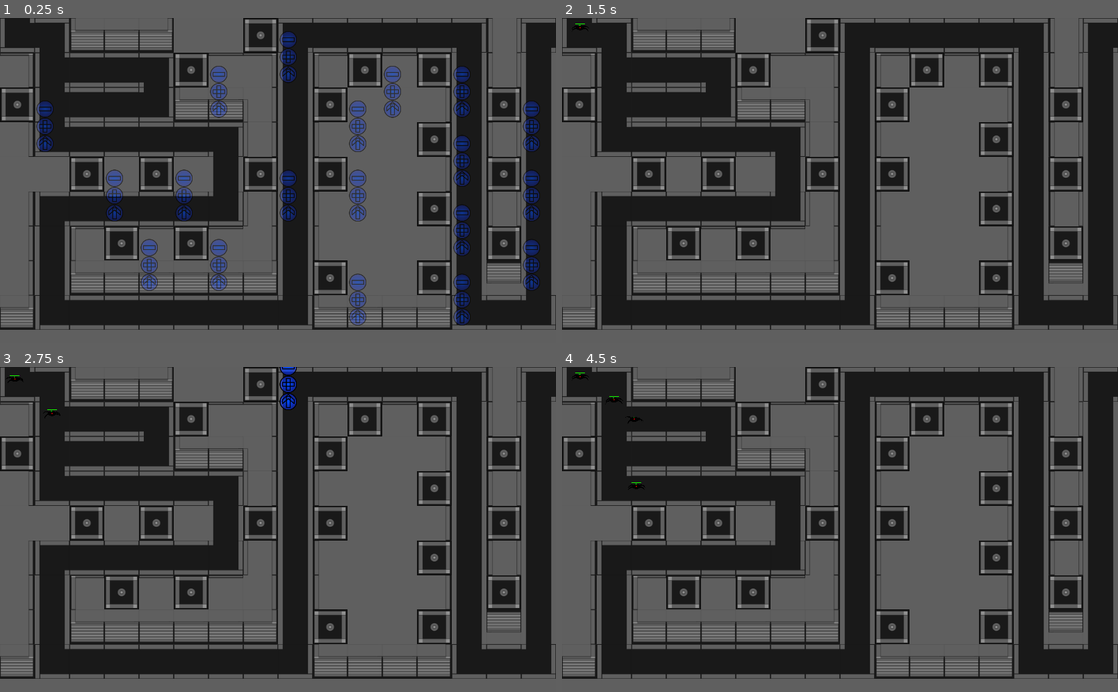
Above: before the commit, frames 1-4 (two rows, left to right).
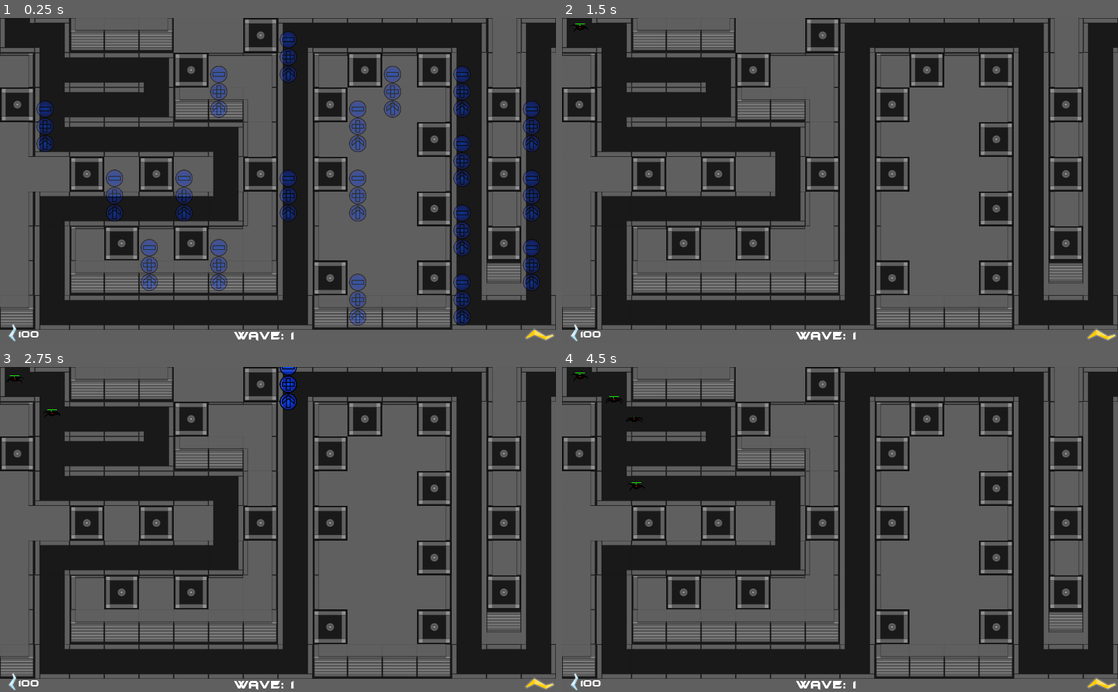
Above: after the commit, the same moments.

Repository: UnboxedSoul/Containment
Game: Godot game, scene res://Levels/PrototypeLevel/PrototypeLevel.tscn
Two runs of this game, one before a commit and one after it. Both use one fixed random seed, a clock stepped at 60 frames per second and the inputs below.
Inputs (mouse positions are in pixels of both pictures, inside the frame that each line leads up to):
- Up to frame 1 (0.25 s): no input
- Up to frame 2 (1.5 s): tap Enter at 1.25 s
- Up to frame 3 (2.75 s): click (261, 383) at 2.02 s
- Up to frame 4 (4.5 s): click (851, 383) at 2.75 s; click (851, 402) at 3.5 s

The runs differ from the first frame. In frame 1, 0.3% of the frame differs, in the area x 1-100%, y 94-100%; in frame 2, 0.3%; in frame 3, 0.3%; in frame 4, 0.4%, in the area x 1-100%, y 2-100%.

Commit message:
Added energy counters and a few other things

Diff:
--- a/Enemies/Arachne/Arachne.gd
+++ b/Enemies/Arachne/Arachne.gd
@@ -20,6 +20,8 @@
 		dead=true
 		$Area2D.queue_free()
 		$DecayTimer.start()
+		return true
+	return false
 
 func _process(delta):
 	if(!dead):
--- a/Enemies/Arachne/Arachne.tscn
+++ b/Enemies/Arachne/Arachne.tscn
@@ -45,7 +45,7 @@
 scale = Vector2( 0.1, 0.1 )
 frames = SubResource( 1 )
 animation = "walk"
-frame = 3
+frame = 5
 playing = true
 _sections_unfolded = [ "Transform" ]
 
--- a/Levels/PrototypeLevel/PrototypeLevel.gd
+++ b/Levels/PrototypeLevel/PrototypeLevel.gd
@@ -4,10 +4,16 @@
 export (PackedScene) var tower_menu
 
 var paths = []
+var MAX_HEALTH=20.0
+var health=MAX_HEALTH
+export var power=50
+var cur_wave=1
+var waves = []
 
 func _ready():
 	paths.append($Path/PathFollow2D)
 	paths.append($Path2/PathFollow2D)
+	update_hud()
 	add_tower_points()
 
 func add_tower_points():
@@ -19,10 +25,20 @@
 				add_child(new_tower_spawn)
 				print("Found tower spawn point")
 
+func update_hud():
+	$HUD.update_display(cur_wave, power, health/MAX_HEALTH)
+
+func add_power(amt):
+	power+=amt
+	update_hud()
+
 func _on_SpawnTimer_timeout():
 	var new_spider = spider_bot.instance()
-
 	$Path/PathFollow2D.set_offset(0)
 	new_spider.set_position($Path/PathFollow2D.position)
 	new_spider.path=paths[randi()%2]
 	add_child(new_spider)
+
+func _on_ExitZone_area_entered( area ):
+	health-=1
+	update_hud()
--- a/Levels/PrototypeLevel/PrototypeLevel.tscn
+++ b/Levels/PrototypeLevel/PrototypeLevel.tscn
@@ -1,9 +1,10 @@
-[gd_scene load_steps=7 format=2]
+[gd_scene load_steps=9 format=2]
 
 [ext_resource path="res://Levels/PrototypeLevel/PrototypeLevel.gd" type="Script" id=1]
 [ext_resource path="res://Enemies/Arachne/Arachne.tscn" type="PackedScene" id=2]
 [ext_resource path="res://UI/TowerPoint.tscn" type="PackedScene" id=3]
 [ext_resource path="res://Tiles/tileset1.tres" type="TileSet" id=4]
+[ext_resource path="res://UI/HUD.tscn" type="PackedScene" id=5]
 
 [sub_resource type="Curve2D" id=1]
 
@@ -19,11 +20,17 @@
 "points": PoolVector2Array( 0, 0, 0, 0, 0.00376892, -32.573, 0, 0, 0, 0, 1.79997, 29.6956, 0, 0, 0, 0, 63.8373, 31.2789 …(358 unchanged characters)…
 }
 
-[node name="PrototypeLevel" type="Node2D"]
+[sub_resource type="RectangleShape2D" id=3]
+
+custom_solver_bias = 0.0
+extents = Vector2( 29.3909, 26.7036 )
+
+[node name="PrototypeLevel" type="Node2D" index="0"]
 
 script = ExtResource( 1 )
 spider_bot = ExtResource( 2 )
 tower_menu = ExtResource( 3 )
+power = 100
 
 [node name="TileMap" type="TileMap" parent="." index="0"]
 
@@ -96,4 +103,23 @@
 one_shot = false
 autostart = true
 
+[node name="HUD" parent="." index="4" instance=ExtResource( 5 )]
+
+[node name="ExitZone" type="Area2D" parent="." index="5"]
+
+position = Vector2( 1055.96, 28.8089 )
+input_pickable = true
+gravity_vec = Vector2( 0, 1 )
+gravity = 98.0
+linear_damp = 0.1
+angular_damp = 1.0
+audio_bus_override = false
+audio_bus_name = "Master"
+
+[node name="CollisionShape2D" type="CollisionShape2D" parent="ExitZone" index="0"]
+
+shape = SubResource( 3 )
+
 [connection signal="timeout" from="SpawnTimer" to="." method="_on_SpawnTimer_timeout"]
+
+[connection signal="area_entered" from="ExitZone" to="." method="_on_ExitZone_area_entered"]
--- a/Towers/LaserTower.gd
+++ b/Towers/LaserTower.gd
@@ -1,10 +1,9 @@
 extends "res://Towers/Tower.gd"
 
-var AvailableTargets = []
-export var DAMAGE=10
-export (Color) var LASER_COLOR=Color(1.0,0,0,1.0)
+
 var laser_shot=-1
 var cur_target
+
 
 func _ready():
 	set_process(true)
@@ -38,7 +37,8 @@
 func fire_at(target):
 	if(target.get_ref()):
 		cur_target=target
-		target.get_ref().get_parent().damage(DAMAGE)
+		if(target.get_ref().get_parent().damage(DAMAGE)):
+			get_parent().get_parent().add_power(20)
 
 func _on_FireTimer_timeout():
 	if(AvailableTargets.size()>0):
--- a/Towers/LaserTower.tscn
+++ b/Towers/LaserTower.tscn
@@ -14,6 +14,7 @@
 sight_range = 200
 rot_speed = 0.1
 DAMAGE = 10
+COST = 25
 LASER_COLOR = Color( 1, 0, 0, 1 )
 
 [node name="tower" type="Sprite" parent="." index="0"]
--- a/Towers/MagneTower.gd
+++ b/Towers/MagneTower.gd
@@ -1,8 +1,5 @@
 extends "res://Towers/Tower.gd"
 
-var AvailableTargets = []
-export var DAMAGE=5
-export (Color) var LASER_COLOR=Color(1.0,0,0,1.0)
 export var EFFECT_INTENSITY=0.5
 export var EFFECT_DURATION=1.5
 var laser_shot=-1
@@ -48,7 +45,8 @@
 	if(target.get_ref()):
 		var target_obj = target.get_ref().get_parent()
 		cur_target=target
-		target_obj.damage(DAMAGE)
+		if(target_obj.damage(DAMAGE)):
+			get_parent().get_parent().add_power(20)
 		target_obj.cur_speed=target_obj.SPEED*EFFECT_INTENSITY
 		target_obj.get_node("EffectTimer").wait_time=EFFECT_DURATION
 		target_obj.get_node("EffectTimer").start()
--- a/Towers/MagneTower.tscn
+++ b/Towers/MagneTower.tscn
@@ -13,7 +13,8 @@
 script = ExtResource( 1 )
 sight_range = 200
 rot_speed = 0.1
-DAMAGE = 5
+DAMAGE = 10
+COST = 50
 LASER_COLOR = Color( 0.277283, 0.347785, 0.921875, 1 )
 EFFECT_INTENSITY = 0.5
 EFFECT_DURATION = 1.5
--- a/Towers/Tower.gd
+++ b/Towers/Tower.gd
@@ -2,6 +2,10 @@
 
 export var sight_range = 200
 export var rot_speed = .1
+var AvailableTargets = []
+export var DAMAGE=10
+export var COST=20
+export (Color) var LASER_COLOR=Color(1.0,0,0,1.0)
 
 func _ready():
 	$tower/targetting_laser.cast_to =Vector2(0,-sight_range)
--- /dev/null
+++ b/UI/HUD.gd
@@ -0,0 +1,13 @@
+extends CanvasLayer
+
+# class member variables go here, for example:
+# var a = 2
+# var b = "textvar"
+
+func _ready():
+	pass
+
+func update_display(wave, currency, healthPct=1):
+	$lblWave.text="Wave: %s" % wave
+	$lblPower.text=str(currency)
+	$Health.modulate.a=healthPct
--- /dev/null
+++ b/UI/HUD.tscn
@@ -0,0 +1,89 @@
+[gd_scene load_steps=7 format=2]
+
+[ext_resource path="res://UI/HUD.gd" type="Script" id=1]
+[ext_resource path="res://UI/batmfa__.ttf" type="DynamicFontData" id=2]
+[ext_resource path="res://UI/lighting_blue.png" type="Texture" id=3]
+[ext_resource path="res://UI/lighting_yellow.png" type="Texture" id=4]
+
+[sub_resource type="DynamicFont" id=1]
+
+size = 25
+use_mipmaps = false
+use_filter = false
+font_data = ExtResource( 2 )
+_sections_unfolded = [ "Font", "Settings" ]
+
+[sub_resource type="DynamicFont" id=2]
+
+size = 20
+use_mipmaps = false
+use_filter = false
+font_data = ExtResource( 2 )
+_sections_unfolded = [ "Font", "Settings" ]
+
+[node name="HUD" type="CanvasLayer"]
+
+layer = 1
+offset = Vector2( 0, 0 )
+rotation = 0.0
+scale = Vector2( 1, 1 )
+transform = Transform2D( 1, 0, 0, 1, 0, 0 )
+script = ExtResource( 1 )
+
+[node name="lblWave" type="Label" parent="." index="0"]
+
+anchor_left = 0.0
+anchor_top = 0.0
+anchor_right = 0.0
+anchor_bottom = 0.0
+margin_left = 431.0
+margin_top = 573.0
+margin_right = 663.0
+margin_bottom = 623.0
+rect_pivot_offset = Vector2( 0, 0 )
+mouse_filter = 2
+mouse_default_cursor_shape = 0
+size_flags_horizontal = 1
+size_flags_vertical = 4
+custom_fonts/font = SubResource( 1 )
+text = "Wave: 1"
+percent_visible = 1.0
+lines_skipped = 0
+max_lines_visible = -1
+_sections_unfolded = [ "Rect", "custom_fonts" ]
+
+[node name="Power" type="Sprite" parent="." index="1"]
+
+position = Vector2( 23.0128, 581.063 )
+scale = Vector2( 0.292787, 0.292787 )
+texture = ExtResource( 3 )
+
+[node name="lblPower" type="Label" parent="." index="2"]
+
+anchor_left = 0.0
+anchor_top = 0.0
+anchor_right = 0.0
+anchor_bottom = 0.0
+margin_left = 34.0
+margin_top = 574.0
+margin_right = 74.0
+margin_bottom = 594.0
+rect_pivot_offset = Vector2( 0, 0 )
+mouse_filter = 2
+mouse_default_cursor_shape = 0
+size_flags_horizontal = 1
+size_flags_vertical = 4
+custom_fonts/font = SubResource( 2 )
+text = "0"
+percent_visible = 1.0
+lines_skipped = 0
+max_lines_visible = -1
+_sections_unfolded = [ "Rect", "custom_fonts" ]
+
+[node name="Health" type="Sprite" parent="." index="3"]
+
+position = Vector2( 993.965, 584.669 )
+rotation = 1.5708
+scale = Vector2( 0.422685, 0.488721 )
+texture = ExtResource( 4 )
+_sections_unfolded = [ "Transform", "Visibility" ]
--- a/UI/TowerPoint.gd
+++ b/UI/TowerPoint.gd
@@ -20,8 +20,13 @@
 
 func spawn_tower(t):
 	tower=t.instance()
-	add_child(tower)
-	hide_menu()
+	if(tower.COST<=get_parent().power):
+		add_child(tower)
+		hide_menu()
+		get_parent().add_power(-tower.COST)
+	else:
+		tower.queue_free()
+
 
 func create_tower_buttons():
 	var i = 0
@@ -58,8 +63,9 @@
 		create_tower_buttons()
 
 func _on_btnRemove_pressed():
-	tower.queue_free()
-	tower=null
+	if(tower):
+		tower.queue_free()
+		tower=null
 	hide_menu()
 
 func _on_btnUpgrade_pressed():
--- a/UI/TowerPoint.tscn
+++ b/UI/TowerPoint.tscn
@@ -127,7 +127,7 @@
 "values": [ Color( 1, 1, 1, 0 ), Color( 1, 1, 1, 1 ) ]
 }
 
-[node name="TowerPoint" type="Node2D" index="0" groups=[
+[node name="TowerPoint" type="Node2D" groups=[
 "tower_points",
 ]]
 
Binary file added: UI/batmfa__.ttf
Binary file added: UI/lighting_blue.png
Not shown, added: UI/lighting_blue.png.import
Binary file added: UI/lighting_yellow.png
Not shown, added: UI/lighting_yellow.png.import
